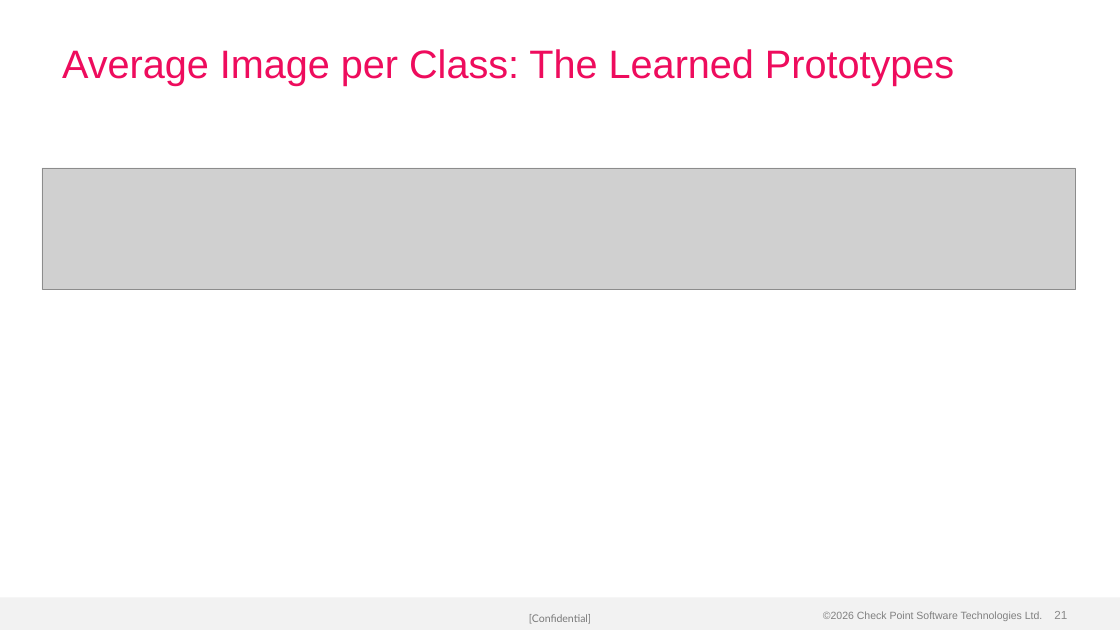
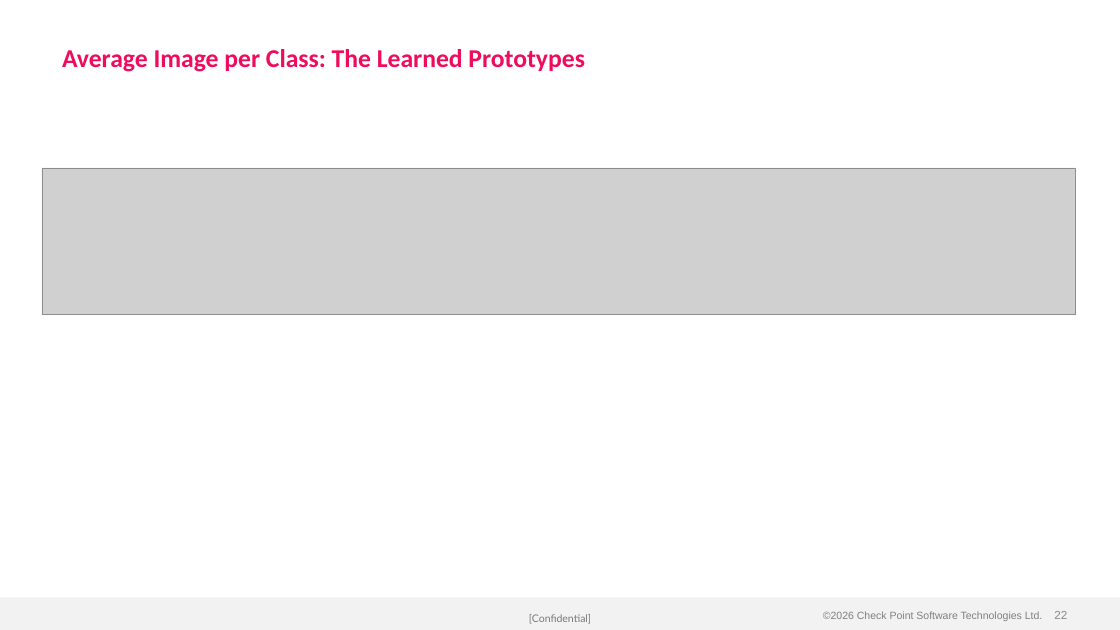
Before and after one commit to alshawwaf/ai-basic-training, a slide deck: slide 22 of stage1_classic_ml/01_what_is_ml/Lecture-1-What-is-ML.pptx (slide 21 before the commit). Drawn at 1120x630 pixels with LibreOffice and Linux fonts; fonts in the diff are those of the drawing; grey boxes stand for pictures; background and template pictures are left out. Boxes give left, top, right and bottom in pixels: in the first picture for what was removed or moved away, otherwise in the second. Text is boxed around its words. In the diff, an @@ line names an element or a change of style, - is before the commit and + after.

Commit message:
Apply Calibri font and bold headers to all 17 lectures; improve Lecture 1
- All lectures: switched every text run to Calibri, made slide titles bold
- Lecture 1: rebuilt with 29 slides (was 28), 14 images (was 13)
  - Added new Real-World Example slide (phishing URL detection pipeline)
  - Improved vocabulary slide with bold term/definition formatting
  - Better bullet hierarchy with colour-coded categories
  - All matplotlib charts regenerated with Calibri labels

```diff
--- a/stage1_classic_ml/01_what_is_ml/Lecture-1-What-is-ML.pptx
+++ b/stage1_classic_ml/01_what_is_ml/Lecture-1-What-is-ML.pptx
@@ title "Average Image per Class: The ..." at (62, 49, 584, 72): size 34 to 22 pt, font Arial to Calibri, bold on @@
@@ picture: place and size @@
-picture at (42, 168, 1075, 290)
+picture at (42, 168, 1075, 315)
```
Also in this commit, not shown: 27 other slides changed, 1 slide added, 16 other files.
